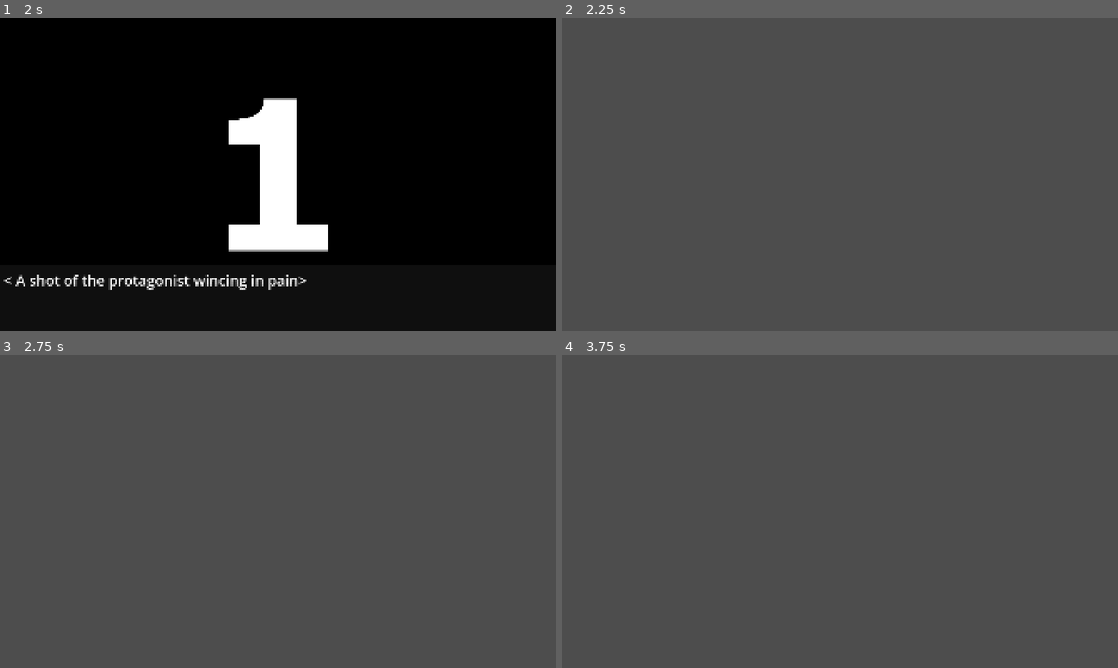
Above: before the commit, frames 1-4 (two rows, left to right).
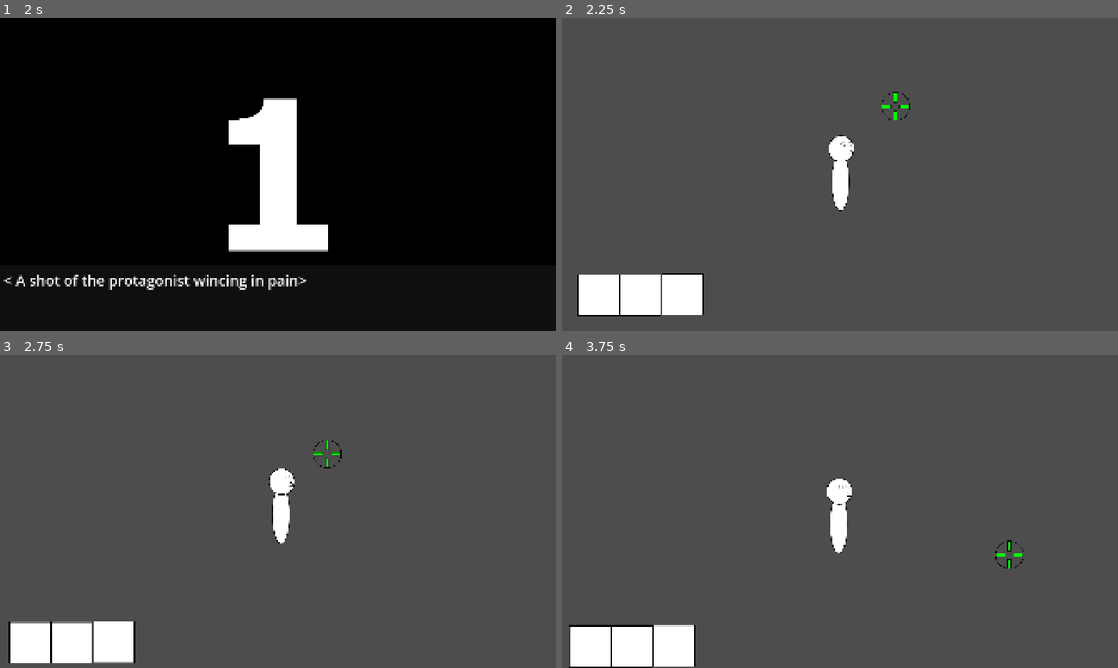
Above: after the commit, the same moments.

Repository: mathew-tran/jamegam50
Game: Godot game, scene res://Scenes/Main.tscn
Same seed, same stepped clock (60 frames per second), same inputs: the game is played once before the commit and once after it.
Inputs (mouse positions are in pixels of both pictures, inside the frame that each line leads up to):
- Up to frame 1 (2 s): tap Enter at 0.5 s; move the mouse to (400, 158) at 0.52 s; press the mouse at (400, 158) at 0.53 s; tap Space at 1.25 s; move the mouse to (166, 190) at 1.27 s; release the mouse at (166, 190) at 1.28 s; click (166, 190) at 1.35 s
- Up to frame 2 (2.25 s): tap Enter at 2 s; move the mouse to (895, 105) at 2.02 s; press the mouse at (895, 105) at 2.03 s
- Up to frame 3 (2.75 s): no input
- Up to frame 4 (3.75 s): move the mouse to (812, 574) at 2.77 s; release the mouse at (812, 574) at 2.78 s; click (812, 574) at 2.85 s; move the mouse to (1006, 558) at 3.52 s; press the mouse at (1006, 558) at 3.53 s

Frame 1 is identical in both runs. In frame 2, 3.9% of the frame differs, in the area x 2-63%, y 23-96%; in frame 3, 3.8%; in frame 4, 3.9%, in the area x 1-83%, y 39-100%.

Commit message:
add basic player movement

Diff:
--- /dev/null
+++ b/Prefabs/Environment/Box.tscn
@@ -0,0 +1,14 @@
+[gd_scene load_steps=3 format=3 uid="uid://d2nqmvbp4c2hu"]
+
+[ext_resource type="Texture2D" uid="uid://b4skjsxfvhft3" path="res://Art/Player/Objectplaceholder.png" id="1_ysdld"]
+
+[sub_resource type="RectangleShape2D" id="RectangleShape2D_mfdo7"]
+size = Vector2(150, 150)
+
+[node name="Box" type="StaticBody2D"]
+
+[node name="CollisionShape2D" type="CollisionShape2D" parent="."]
+shape = SubResource("RectangleShape2D_mfdo7")
+
+[node name="Sprite2D" type="Sprite2D" parent="."]
+texture = ExtResource("1_ysdld")
--- /dev/null
+++ b/Prefabs/Player.tscn
@@ -0,0 +1,37 @@
+[gd_scene load_steps=6 format=3 uid="uid://m7eqcxxm3e24"]
+
+[ext_resource type="Texture2D" uid="uid://dxr0alhy722ei" path="res://Art/Player/Playerplaceholder.png" id="1_um8lo"]
+[ext_resource type="Script" uid="uid://cqglxshjlfd38" path="res://Scripts/Player.gd" id="1_x3d5u"]
+[ext_resource type="Texture2D" uid="uid://c4e1rbtbeavev" path="res://Art/UI/Waypoint.png" id="3_b43ah"]
+
+[sub_resource type="SpriteFrames" id="SpriteFrames_kln2b"]
+animations = [{
+"frames": [{
+"duration": 1.0,
+"texture": ExtResource("1_um8lo")
+}],
+"loop": true,
+"name": &"default",
+"speed": 5.0
+}]
+
+[sub_resource type="CapsuleShape2D" id="CapsuleShape2D_rgh2o"]
+radius = 32.0
+height = 70.0
+
+[node name="Player" type="CharacterBody2D"]
+script = ExtResource("1_x3d5u")
+
+[node name="Waypoint" type="Sprite2D" parent="."]
+visible = false
+texture = ExtResource("3_b43ah")
+
+[node name="AnimatedSprite2D" type="AnimatedSprite2D" parent="."]
+sprite_frames = SubResource("SpriteFrames_kln2b")
+
+[node name="CollisionShape2D" type="CollisionShape2D" parent="."]
+position = Vector2(0, 94)
+shape = SubResource("CapsuleShape2D_rgh2o")
+
+[node name="Camera2D" type="Camera2D" parent="."]
+position_smoothing_enabled = true
--- a/Scenes/Cutscene.tscn
+++ b/Scenes/Cutscene.tscn
@@ -13,6 +13,7 @@
 metadata/_custom_type_script = "uid://byqjsgo6271ad"
 
 [node name="CutScene" type="Node2D"]
+process_mode = 3
 script = ExtResource("1_c1xi3")
 Data = Array[ExtResource("2_idm0t")]([SubResource("Resource_idm0t")])
 
--- a/Scenes/Main.tscn
+++ b/Scenes/Main.tscn
@@ -1,6 +1,22 @@
-[gd_scene load_steps=2 format=3 uid="uid://cnsfdc5wb0cb1"]
+[gd_scene load_steps=4 format=3 uid="uid://cnsfdc5wb0cb1"]
 
 [ext_resource type="Script" uid="uid://bx0itqrisx6qs" path="res://Scripts/Main.gd" id="1_r150o"]
+[ext_resource type="PackedScene" uid="uid://m7eqcxxm3e24" path="res://Prefabs/Player.tscn" id="2_idj7w"]
+[ext_resource type="PackedScene" uid="uid://d2nqmvbp4c2hu" path="res://Prefabs/Environment/Box.tscn" id="3_kln2b"]
 
 [node name="Node2D" type="Node2D"]
 script = ExtResource("1_r150o")
+
+[node name="Environment" type="Node2D" parent="."]
+
+[node name="Box" parent="Environment" instance=ExtResource("3_kln2b")]
+position = Vector2(172, 951)
+
+[node name="Box2" parent="Environment" instance=ExtResource("3_kln2b")]
+position = Vector2(461, 949)
+
+[node name="Box3" parent="Environment" instance=ExtResource("3_kln2b")]
+position = Vector2(316, 951)
+
+[node name="Player" parent="." instance=ExtResource("2_idj7w")]
+position = Vector2(1005, 539)
--- a/Scripts/Cutscene.gd
+++ b/Scripts/Cutscene.gd
@@ -8,6 +8,7 @@
 var RemainingText = []
 
 func _ready() -> void:
+	get_tree().paused = true
 	PlayNextScene()
 
 func PlayNextScene():
@@ -55,5 +56,6 @@
 		Destroy()
 
 func Destroy():
+	get_tree().paused = false
 	CutsceneComplete.emit()
 	queue_free()
--- /dev/null
+++ b/Scripts/Player.gd
@@ -0,0 +1,34 @@
+extends CharacterBody2D
+
+var TargetPosition = Vector2.ZERO
+var MoveSpeed = 500
+
+
+func _ready() -> void:
+	TargetPosition = global_position
+
+func _input(event: InputEvent) -> void:
+	if event.is_action_pressed("left_click"):
+		TargetPosition = get_global_mouse_position()
+
+func _process(delta: float) -> void:
+	if TargetPosition != GetPlayerPosition():
+		$Waypoint.global_position = TargetPosition
+		$Waypoint.visible = true
+	else:
+		$Waypoint.visible = false
+
+	if TargetPosition.distance_to(GetPlayerPosition()) > 10:
+		velocity *= .95
+		var direction = (TargetPosition - GetPlayerPosition()).normalized()
+		velocity += direction * MoveSpeed * delta
+		$AnimatedSprite2D.flip_h = TargetPosition.x < GetPlayerPosition().x
+
+		if move_and_slide():
+			TargetPosition = GetPlayerPosition()
+			velocity = Vector2.ZERO
+	else:
+		TargetPosition = GetPlayerPosition()
+
+func GetPlayerPosition():
+	return global_position + Vector2(0, 80)
Binary file added: Art/UI/Waypoint.png
Not shown, added: Art/UI/Waypoint.png.import
Not shown, added: Scripts/Player.gd.uid
